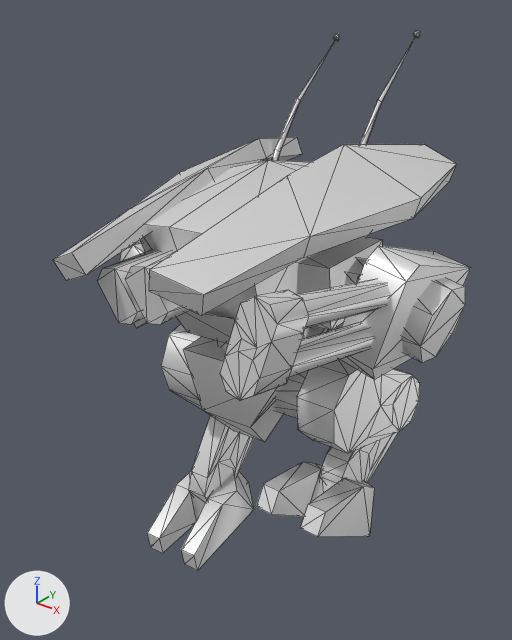
The glTF model leggob.glb as it was, and as the next commit left it.
The view is the same before and after, from a 50 mm camera at (18.0, -24.3, 27.7) aimed at (-1.5, 0.1, 12.6). Arrows for +X, +Y and +Z are at lower left; the lights stay in place. The older version comes first. Mesh edges are drawn as thin lines.

Names of what the first picture shows: 'lbarrel', 'lfoot', 'lleg', 'lthigh', 'pelvis', 'rfoot', 'rleg', 'rthigh', 'sleeve', 'torso'.
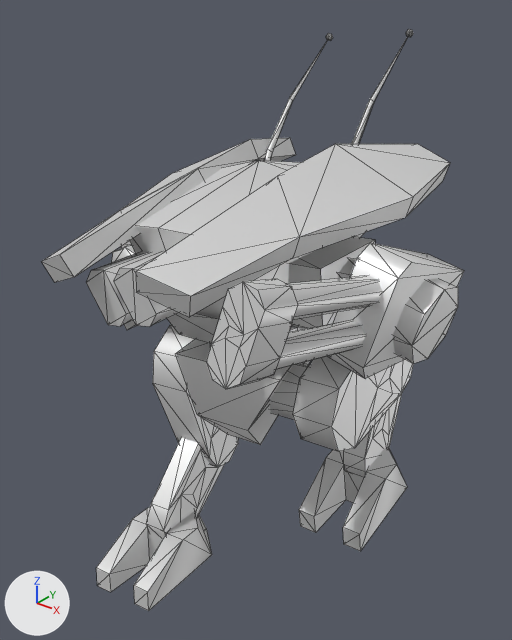
Changed parts and their boxes (x1, y1, x2, y2) in the pictures (512 x 640 px):
'torso', moved, turned: before (53, 31, 457, 344); after (42, 29, 450, 343)
'lbarrel', moved, turned: before (220, 279, 391, 400); after (206, 275, 382, 389)
'sleeve', moved, turned: before (340, 246, 471, 379); after (328, 243, 464, 379)
'rfoot', moved, turned: before (147, 472, 254, 571); after (96, 508, 212, 611)
'lthigh', moved, turned: before (297, 359, 420, 454); after (293, 356, 413, 451)
'lfoot', moved, turned: before (256, 462, 374, 537); after (299, 446, 407, 551)
'pelvis', moved, turned: before (183, 326, 336, 442); after (175, 325, 310, 445)
'rleg', moved, turned: before (189, 416, 253, 501); after (146, 438, 224, 537)
'rthigh', moved, turned: before (161, 324, 203, 410); after (153, 325, 239, 467)
'lleg', moved, turned: before (319, 375, 414, 485); after (344, 393, 402, 477)

What the commit changed:
Object 'pelvis' (ob_pelvis) moves from (0.0, 0.13, -0.99) to (0.0, -0.31, -0.92).
Object 'pelvis' (ob_pelvis) turns from (-0.1, -4.4, 1) to (-0.4, -4.8, 4.6) degrees about x, y and z.
Object 'torso' (ob_torso) turns from (0, 0, 0.1) to (0, 0, -3.5) degrees about x, y and z.
Object 'sleeve' (ob_sleeve) turns from (-12, 0, 0) to (-15, 0, 0) degrees about x, y and z.
Object 'lthigh' (ob_lthigh) turns from (27, 0.5, -1.9) to (48, 0.7, -1.7) degrees about x, y and z.
Object 'lleg' (ob_lleg) turns from (-64, 0, 0) to (-47, 0, 0) degrees about x, y and z.
Object 'lfoot' (ob_lfoot) turns from (2.4, 0, 0) to (4, 0, 0) degrees about x, y and z.
Object 'rthigh' (ob_rthigh) turns from (-3.4, 0.1, 2) to (-31, 0.5, 1.9) degrees about x, y and z.
Object 'rleg' (ob_rleg) turns from (-14, 0, 0) to (1, 0, 0) degrees about x, y and z.
Object 'rfoot' (ob_rfoot) turns from (23, 0, 0) to (24, 0, 0) degrees about x, y and z.
